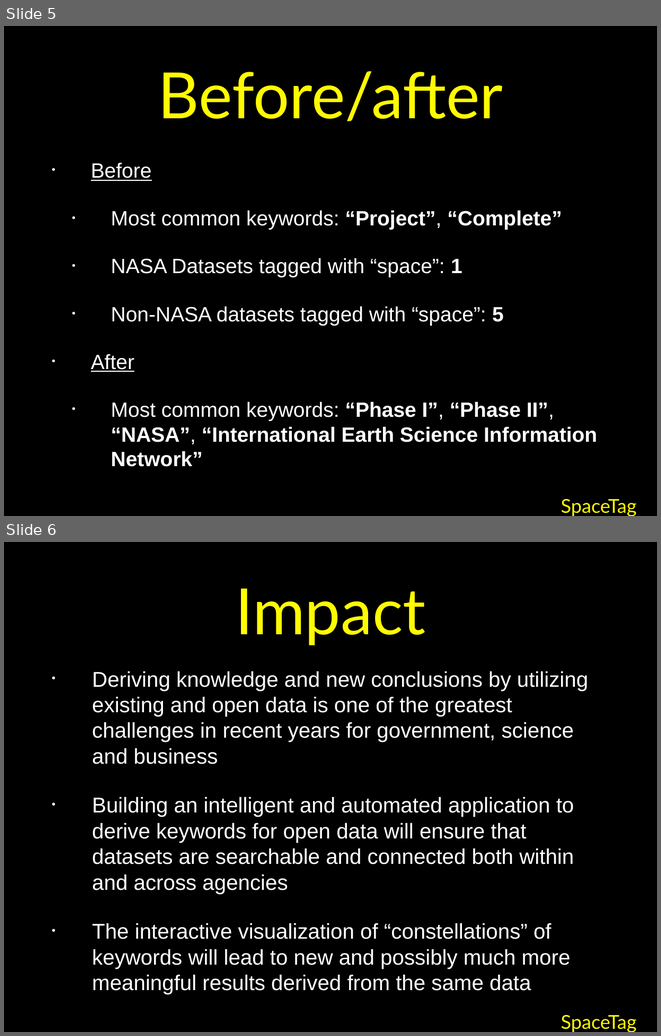
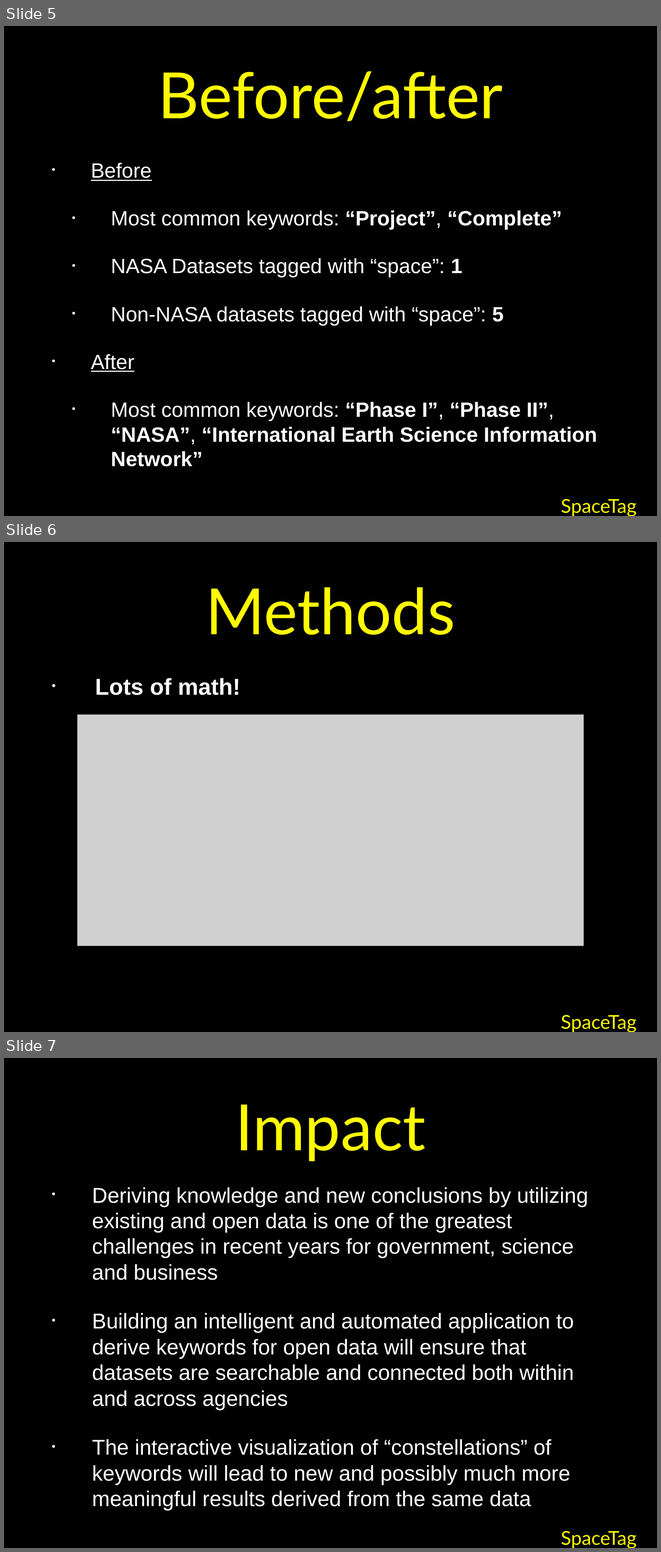
Before and after one commit to jonroberts/nasaMining, a slide deck: SpaceTag.pptx. Shown one above the other, each under a label of ours: slides 5 and 6 before the commit, slides 5, 6 and 7 after it. The pictures are 661x1036 and 661x1552 pixels, drawn with LibreOffice and Linux fonts; fonts in the diff are those of the drawing; grey boxes stand for pictures. Boxes give left, top, right and bottom in pixels: in the first picture for what was removed or moved away, otherwise in the second. Text is boxed around its words. In the diff, an @@ line names an element or a change of style, - is before the commit and + after.

Commit message:
updated presentation

```diff
--- a/SpaceTag.pptx
+++ b/SpaceTag.pptx
@@ slide 6 added at (4, 542, 657, 1032), background #000000 @@
@@ title added at (206, 587, 456, 635), 100 pt, text #FFFB00 @@
+Methods
@@ text added at (95, 678, 240, 695), 36 pt, text #FFFFFF, bold @@
+• Lots of math!
@@ picture added at (78, 714, 584, 946) @@
@@ text added at (561, 1015, 637, 1032), 30 pt, text #FFFB00 @@
+SpaceTag
@@ what was slide 6 is now slide 7 @@
```
Also in this commit, not shown: 2 other files.
